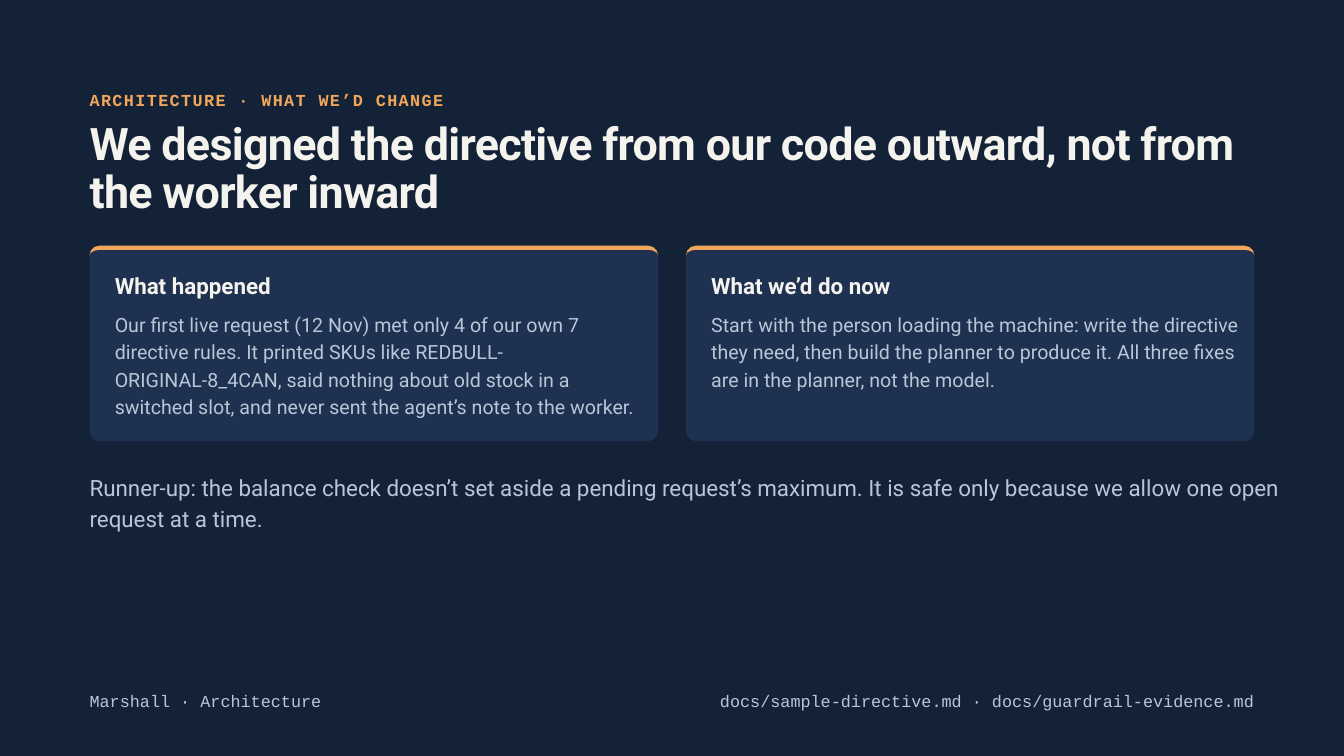
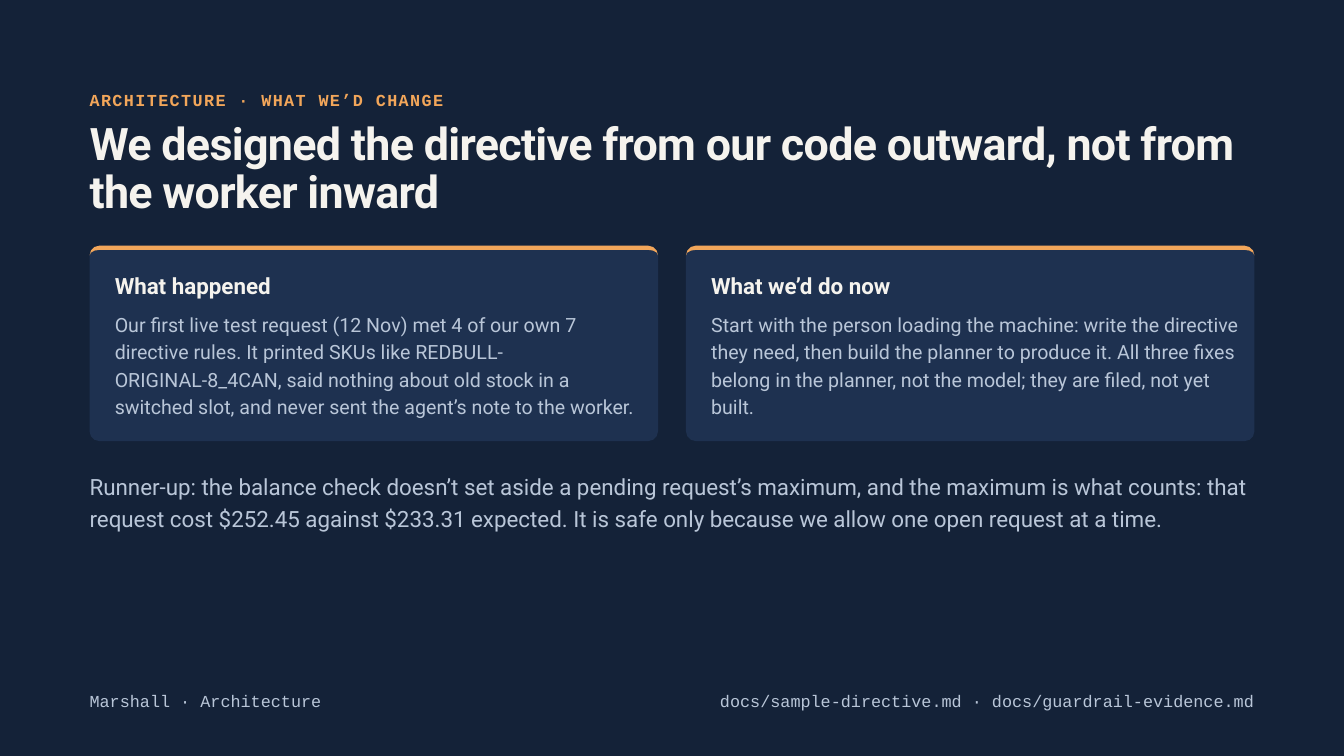
Before and after one commit to marshall-strong/agentic-vending, a slide deck: slide 6 of docs/presentation/group-b-final-presentation.pptx. Drawn at 1344x756 pixels with LibreOffice and Linux fonts; fonts in the diff are those of the drawing. Boxes give left, top, right and bottom in pixels: in the first picture for what was removed or moved away, otherwise in the second. Text is boxed around its words. In the diff, an @@ line names an element or a change of style, - is before the commit and + after.

```diff
--- a/docs/presentation/group-b-final-presentation.pptx
+++ b/docs/presentation/group-b-final-presentation.pptx
@@ text at (x1=115, y1=316, x2=633, y2=418): text changed @@
-Our first live request (12 Nov) met only 4 of our own 7 directive rules. It printed SKUs like REDBULL-ORIGINAL-8_4CAN, said nothing about old stock in a switched slot, and never sent the agent’s note to the worker.
+Our first live test request (12 Nov) met 4 of our own 7 directive rules. It printed SKUs like REDBULL-ORIGINAL-8_4CAN, said nothing about old stock in a switched slot, and never sent the agent’s note to the worker.
@@ text at (x1=711, y1=317, x2=1238, y2=414): text changed @@
-Start with the person loading the machine: write the directive they need, then build the planner to produce it. All three fixes are in the planner, not the model.
+Start with the person loading the machine: write the directive they need, then build the planner to produce it. All three fixes belong in the planner, not the model; they are filed, not yet built.
@@ text at (x1=90, y1=478, x2=1246, y2=532): text changed @@
-Runner-up: the balance check doesn’t set aside a pending request’s maximum. It is safe only because we allow one open request at a time.
+Runner-up: the balance check doesn’t set aside a pending request’s maximum, and the maximum is what counts: that request cost $252.45 against $233.31 expected. It is safe only because we allow one open request at a time.
```
Also in this commit, not shown: 2 other slides changed.
